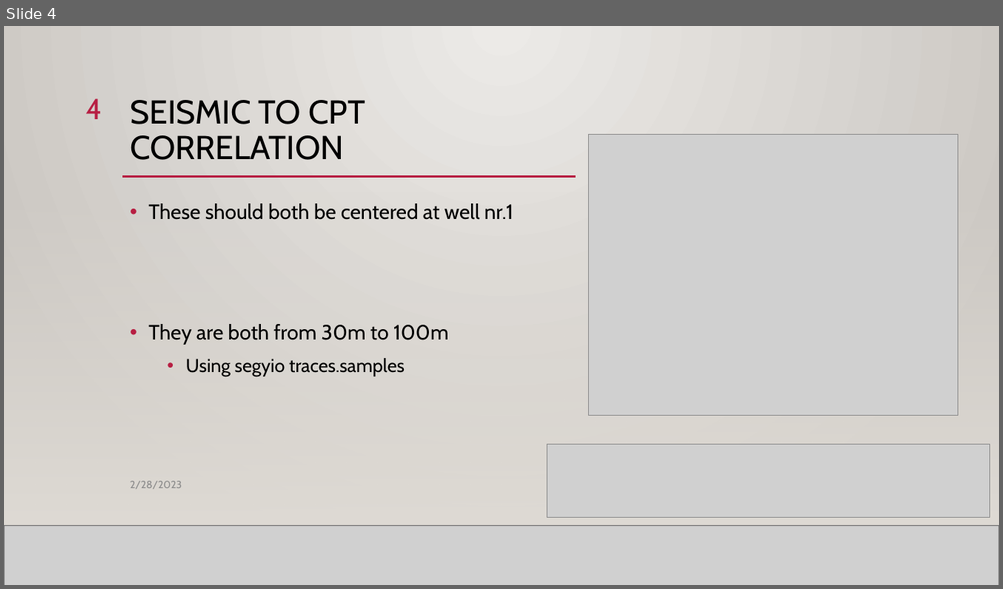
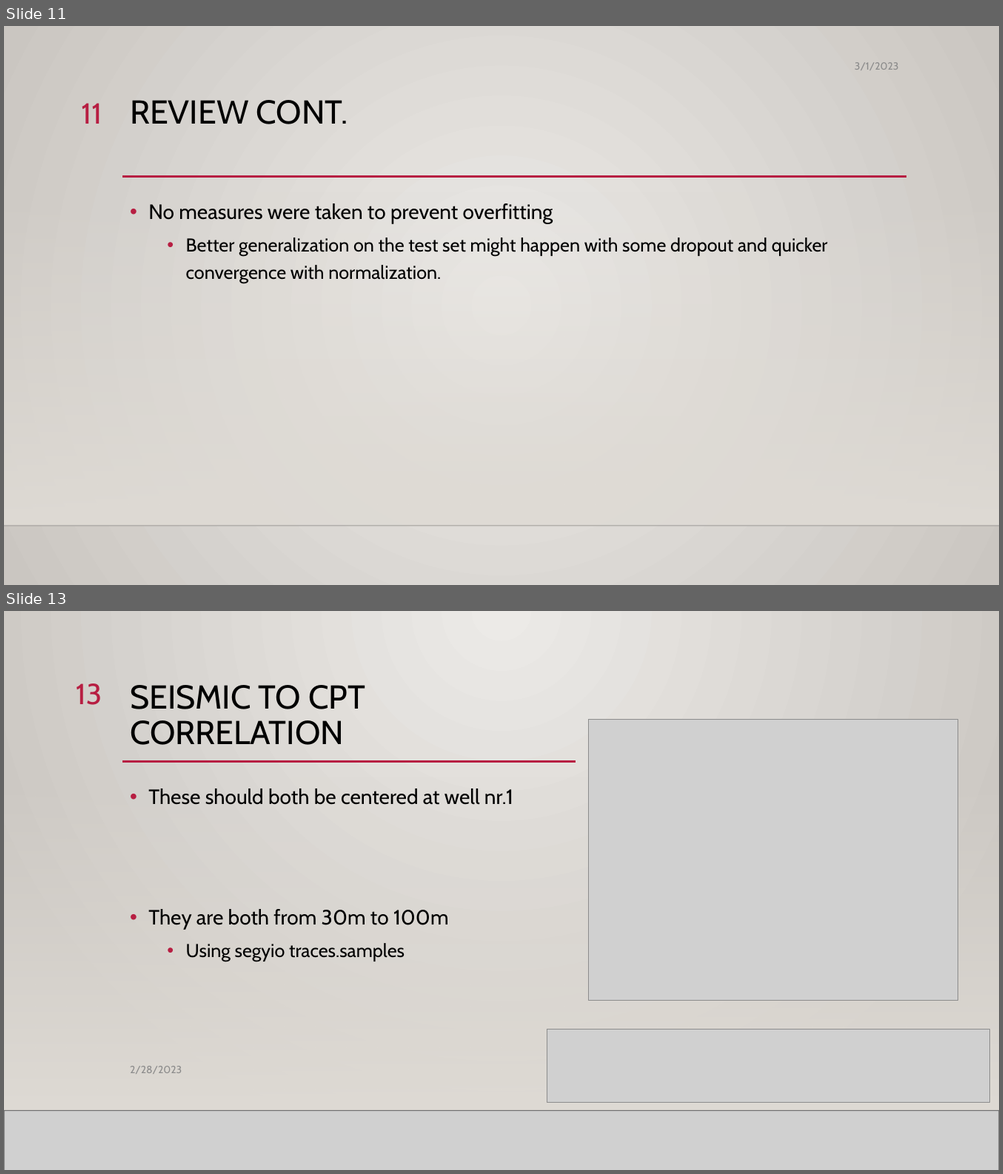
Before and after one commit to sjurmsc/MSC2023, a slide deck: Meeting Presentations/02.03.2023_General_Meeting.pptx. Shown one above the other, each under a label of ours: slide 4 before the commit, slides 11 and 13 after it; the slides between them are not shown. The pictures are 1003x589 and 1003x1174 pixels, drawn with LibreOffice and Linux fonts; fonts in the diff are those of the drawing; grey boxes stand for pictures; background and template pictures are left out. Boxes give left, top, right and bottom in pixels: in the first picture for what was removed or moved away, otherwise in the second. Text is boxed around its words. In the diff, an @@ line names an element or a change of style, - is before the commit and + after.

```diff
--- a/Meeting Presentations/02.03.2023_General_Meeting.pptx
+++ b/Meeting Presentations/02.03.2023_General_Meeting.pptx
@@ slide 11 added at (x1=4, y1=26, x2=999, y2=585), background gradient #ECEAE7 to #CAC7C1; not listed: 3 template elements that a slide beside it also shows @@
@@ text added at (x1=854, y1=62, x2=899, y2=70), 10 pt, text #8C8C8C @@
+3/1/2023
@@ page number added at (x1=81, y1=103, x2=102, y2=124), 28 pt, text #B71E42 @@
+11
@@ title added at (x1=130, y1=100, x2=348, y2=124), 32 pt, text #000000 @@
+REVIEW CONT.
@@ text added at (x1=148, y1=204, x2=828, y2=284), 18 pt, text #000000 @@
+• No measures were taken to prevent overfitting
+  • Better generalization on the test set might happen with some dropout and quicker convergence with normalization.
@@ what was slide 4 is now slide 13 @@
@@ page number at (x1=76, y1=684, x2=102, y2=705): text changed @@
-4
+13
```
Also in this commit, not shown: 2 slides changed, 9 other slides added.
